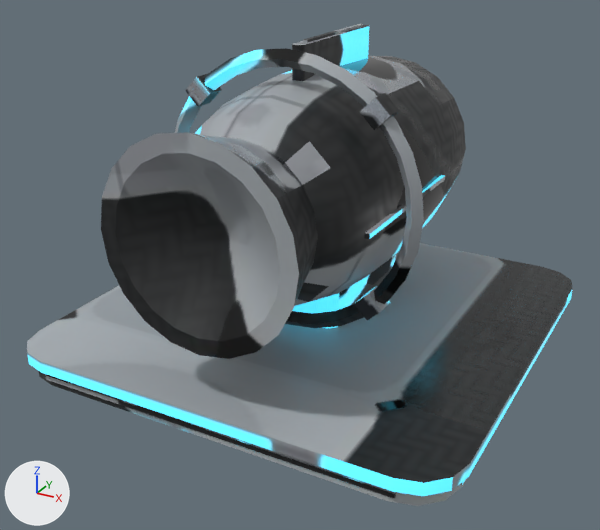
What one commit did to the glTF model game/world/models/enterprise_sublight_thruster.glb.
Camera for both pictures: a camera (50 mm lens) standing at (0.648, -1.254, 0.758) and looking at (-0.008, -0.062, 0.162). Lighting does not change. The marker at lower left points along +X, +Y and +Z. The picture after the commit comes second. Vertices at exactly the same position are counted once.

The first picture shows 'move_rotor', 'te_enterprise_sublight_thruster'.
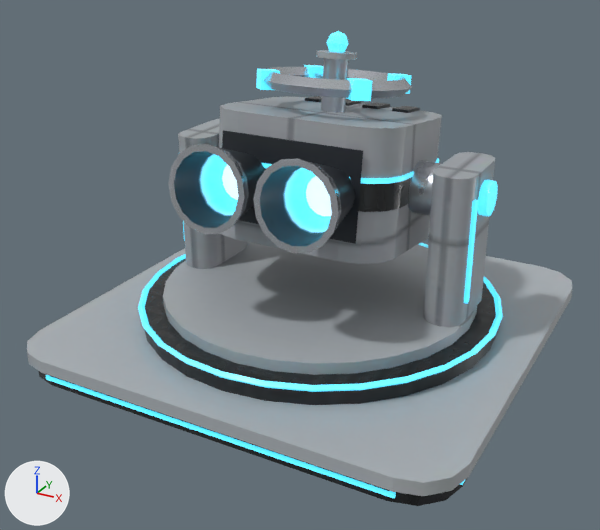
Location of each change, (x1, y1, x2, y2) in pixels of the pictures (600 x 530 px; the box of a moved part takes in the faces that stretch with it):
'te_enterprise_sublight_thruster', reshaped: before (27, 24, 572, 506); after (27, 31, 572, 506)
'move_rotor', reshaped, moved, turned: before (175, 48, 424, 328); after (256, 65, 412, 101)
part 1 of me_te_enterprise_sublight_thruster, added: after (144, 258, 498, 405)
part 2 of me_te_enterprise_sublight_thruster, added: after (163, 242, 477, 375)
part 3 of me_te_enterprise_sublight_thruster, moved or reshaped (mostly hidden afterwards): before (303, 24, 363, 43); after (183, 221, 185, 241)
part 4 of me_te_enterprise_sublight_thruster, added (cyan): after (464, 200, 478, 304)
part 5 of me_te_enterprise_sublight_thruster, added: after (408, 161, 441, 216)
part 6 of me_te_enterprise_sublight_thruster, added (cyan): after (477, 180, 498, 216)
part 7 of me_te_enterprise_sublight_thruster, rebuilt (39% narrower, 45% shorter): before (101, 56, 466, 359); after (219, 97, 442, 264)
part 8 of me_te_enterprise_sublight_thruster, deleted (cyan): before (292, 254, 396, 329)
part 9 of me_te_enterprise_sublight_thruster, deleted: before (364, 175, 445, 239)
part 10 of me_te_enterprise_sublight_thruster, cut back: before (292, 25, 369, 81); after (138, 31, 503, 392)
part 11 of me_te_enterprise_sublight_thruster, surface changed: (27, 244, 572, 506) in both
part 12 of me_move_rotor, moved or reshaped: before (360, 93, 399, 130); after (387, 73, 411, 94)
part 13 of me_move_rotor, moved or reshaped: before (185, 74, 222, 107); after (304, 65, 323, 78)
part 14 of me_move_rotor, moved or reshaped (not visible before): after (256, 69, 280, 90)
part 15 of me_move_rotor, moved or reshaped: before (354, 286, 390, 321); after (347, 78, 372, 101)
part 16 of me_move_rotor, rebuilt (40% narrower, 89% shorter): before (175, 48, 424, 328); after (264, 67, 412, 98)
part 17 of me_move_rotor, added (mostly hidden): after (315, 73, 385, 81)

Diff of the bpy script that builds the scene:
```diff
--- a/game/world/models/enterprise_sublight_thruster.glb.py
+++ b/game/world/models/enterprise_sublight_thruster.glb.py
@@ me_te_enterprise_sublight_thruster @@
-me_te_enterprise_sublight_thruster.from_pydata(...)  # 482 vertices, 906 faces; spans x -0.4..0.4, y -0.4..0.4, z 0.0..0.554
+me_te_enterprise_sublight_thruster.from_pydata(...)  # 902 vertices, 1686 faces; spans x -0.4..0.4, y -0.4..0.4, z 0.0..0.553
+# me_te_enterprise_sublight_thruster part 1: a new loose piece, a 28-sided cylinder along z spanning x -0.33..0.33, y -0.33..0.33, z 0.05..0.08, in mat_te_enterprise_sublight_thruster
+# me_te_enterprise_sublight_thruster part 2: a new loose piece, a 28-sided cylinder along z spanning x -0.29..0.29, y -0.29..0.29, z 0.08..0.1, in mat_te_enterprise_sublight_thruster
+# me_te_enterprise_sublight_thruster part 3: the loose piece of 8 vertices spanning x -0.004..0.004, y -0.06..0.15, z 0.546..0.554 is turned 90 degrees about the x axis through its middle and scaled by 0.858, then moved by (-0.286, -0.065, -0.32)
+# me_te_enterprise_sublight_thruster part 4: a new loose piece, a box spanning x 0.2815..0.2905, y -0.0245..-0.0155, z 0.14..0.32, in mat_te_enterprise_sublight_thruster
+# me_te_enterprise_sublight_thruster part 5: a new loose piece, a 14-sided cylinder along x spanning x 0.17..0.27, y -0.014..0.074, z 0.265..0.355, in mat_te_enterprise_sublight_thruster
+# me_te_enterprise_sublight_thruster part 6: a new loose piece, a 12-sided cylinder along x spanning x 0.285..0.3, y 0.0..0.06, z 0.28..0.34, in mat_te_enterprise_sublight_thruster
+# me_te_enterprise_sublight_thruster part 7: the loose piece of 262 vertices spanning x -0.19..0.19, y -0.385..0.385, z 0.12..0.5 is rebuilt with 32 vertices and now spans x -0.17..0.17, y -0.132..0.192, z 0.183..0.437
+# me_te_enterprise_sublight_thruster part 8: the loose piece of 32 vertices spanning x -0.07..0.07, y -0.07..0.23, z 0.05..0.17 is deleted
+# me_te_enterprise_sublight_thruster part 9: the loose piece of 8 vertices spanning x 0.186..0.194, y -0.22..0.1, z 0.306..0.314 is deleted
+# me_te_enterprise_sublight_thruster part 10: 32 vertices removed from x -0.011..0.011, y -0.09..0.17, z 0.49..0.55; 542 vertices added at x -0.336..0.336, y -0.336..0.336, z 0.074..0.553
+# me_te_enterprise_sublight_thruster part 11: 168 kept faces spanning x -0.4..0.4, y -0.4..0.4, z 0.0..0.05 get new texture (UV) coordinates
+# other edits to the shape of me_te_enterprise_sublight_thruster do not show in these pictures
 me_te_enterprise_sublight_thruster.materials.append(mat_te_enterprise_sublight_thruster)
@@ me_move_rotor @@
 # used by ob_move_rotor; parent = ob_te_enterprise_sublight_thruster; location = (0.0, -0.12, 0.31); rotation_euler = (1.571, 0.0, 0.0), in degrees (90, 0, 0)
-me_move_rotor.from_pydata(...)  # 144 vertices, 272 faces; spans x -0.239..0.239, y -0.239..0.239, z -0.018..0.018
+me_move_rotor.from_pydata(...)  # 160 vertices, 288 faces; spans x -0.134..0.134, y -0.134..0.134, z -0.016..0.016
+# me_move_rotor part 12: the loose piece of 8 vertices spanning x 0.134..0.184, y 0.134..0.184, z -0.018..0.018 is scaled about its middle by 0.914, then moved by (-0.074, -0.074, 0.0)
+# me_move_rotor part 13: the loose piece of 8 vertices spanning x -0.184..-0.134, y 0.134..0.184, z -0.018..0.018 is scaled about its middle by 0.914, then moved by (0.074, -0.074, 0.0)
+# me_move_rotor part 14: the loose piece of 8 vertices spanning x -0.184..-0.134, y -0.184..-0.134, z -0.017..0.018 is scaled about its middle by 0.914, then moved by (0.074, 0.074, 0.0)
+# me_move_rotor part 15: the loose piece of 8 vertices spanning x 0.134..0.184, y -0.184..-0.134, z -0.017..0.018 is scaled about its middle by 0.914, then moved by (-0.074, 0.074, 0.0)
+# me_move_rotor part 16: the loose piece of 112 vertices spanning x -0.239..0.239, y -0.239..0.239, z -0.014..0.014 is rebuilt with 96 vertices and now spans x -0.134..0.134, y -0.134..0.134, z -0.014..0.014
+# me_move_rotor part 17
+# 24 vertices are added at x -0.081..0.081, y -0.081..0.08, z -0.004..0.004
+# 8 new vertices lie (0.0, 0.001, -0.008) away from vertices in x -0.075..0.075, y -0.081..0.08, z 0.004
+# 48 new faces join them
 me_move_rotor.materials.append(mat_te_enterprise_sublight_thruster)
@@ ob_move_rotor @@
 ob_move_rotor.parent = ob_te_enterprise_sublight_thruster
-ob_move_rotor.location = (0.0, -0.12, 0.31)
-ob_move_rotor.rotation_euler = (1.571, 0.0, 0.0)  # degrees (90, 0, 0)
+ob_move_rotor.location = (0.0, 0.0492, 0.469)
+ob_move_rotor.rotation_euler = (-0.12, 0.0, 0.0)  # degrees (-6.9, 0, 0)
```
